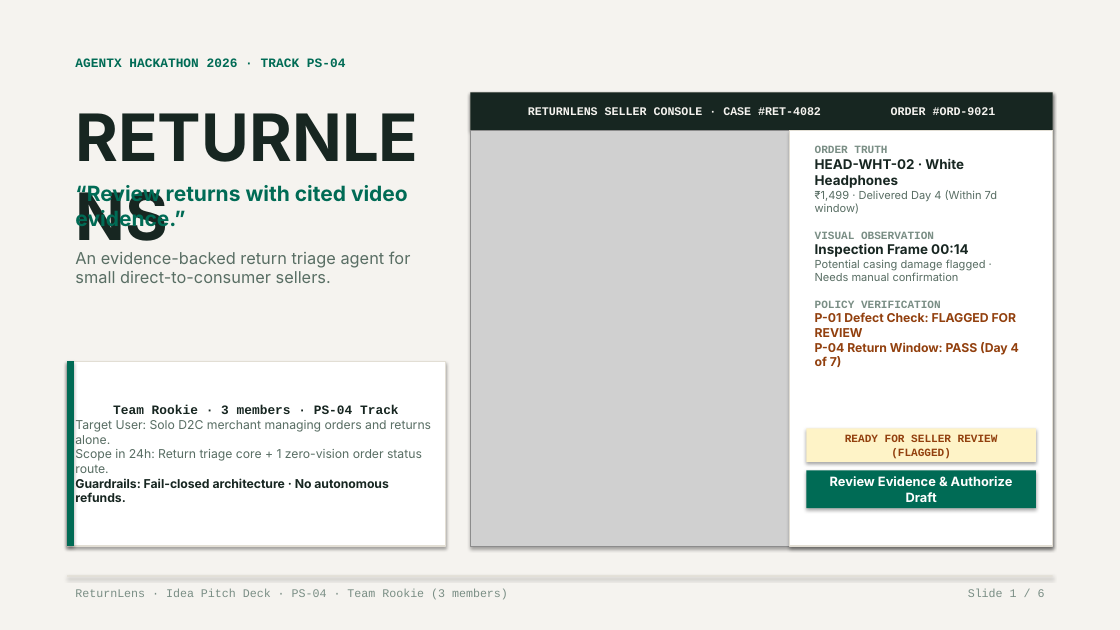
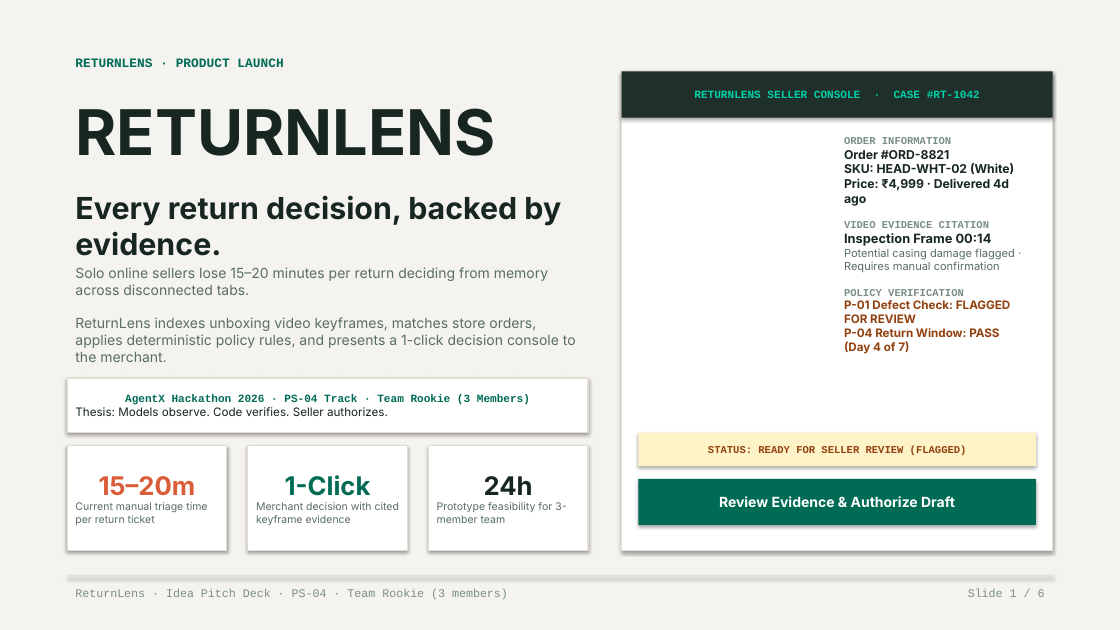
Before and after one commit to lenamkhanhh/hack4hack, a slide deck: slide 1 of ReturnLens_v4.pptx. Drawn at 1120x630 pixels with LibreOffice and Linux fonts; fonts in the diff are those of the drawing; grey boxes stand for pictures. Boxes give left, top, right and bottom in pixels: in the first picture for what was removed or moved away, otherwise in the second. Text is boxed around its words. In the diff, an @@ line names an element or a change of style, - is before the commit and + after.

Commit message:
feat(v4): judge-level polish, dynamic agentic trace, technical Q&A defense, and deliverable synchronization

```diff
--- a/ReturnLens_v4.pptx
+++ b/ReturnLens_v4.pptx
@@ text at bbox=[75, 58, 283, 67]: text changed @@
-AGENTX HACKATHON 2026 · TRACK PS-04
+RETURNLENS · PRODUCT LAUNCH
@@ text "RETURNLENS" at bbox=[75, 108, 495, 156]: size 56 to 54 pt @@
@@ rectangle: place and size @@
-rectangle at bbox=[471, 92, 1053, 546]
+rectangle at bbox=[622, 71, 1053, 550]
@@ rectangle "RETURNLENS SELLER CONSOLE · CASE ...": place and size @@
-rectangle "RETURNLENS SELLER CONSOLE · CASE ..." at bbox=[471, 92, 1053, 130]
+rectangle "RETURNLENS SELLER CONSOLE · CASE ..." at bbox=[622, 71, 1053, 118]
@@ rectangle "RETURNLENS SELLER CONSOLE · CASE ..." at bbox=[622, 71, 1053, 118]: fill #172621 to #1F302A @@
@@ text in rectangle at bbox=[694, 91, 980, 98]: text changed; size 10 to 9.5 pt; text colour #F5F3EF to #00D1A7 @@
-RETURNLENS SELLER CONSOLE · CASE #RET-4082 ORDER #ORD-9021
+RETURNLENS SELLER CONSOLE · CASE #RT-1042
@@ picture removed at bbox=[471, 130, 790, 546] @@
@@ rectangle removed at bbox=[790, 130, 1053, 546] @@
@@ text "ORDER INFORMATION": place and size @@
-text "ORDER INFORMATION" at bbox=[815, 146, 1019, 367]
+text "ORDER INFORMATION" at bbox=[844, 137, 1015, 354]
@@ text at bbox=[844, 137, 1014, 228]: text changed; size 9.5 to 10.5 pt; text colour #596E64 to #172621 @@
-ORDER TRUTH
-HEAD-WHT-02 · White Headphones
-₹1,499 · Delivered Day 4 (Within 7d window)
-VISUAL OBSERVATION
+ORDER INFORMATION
+Order #ORD-8821
+SKU: HEAD-WHT-02 (White)
+Price: ₹4,999 · Delivered 4d ago
+VIDEO EVIDENCE CITATION
@@ text at bbox=[75, 195, 561, 256]: text changed; size 18 to 26 pt; text colour #006B55 to #172621 @@
-“Review returns with cited video evidence.”
+Every return decision, backed by evidence.
@@ text at bbox=[844, 233, 1011, 354]: size 11.5 to 11 pt in "Inspection Frame 00:14"; size 9.5 to 9 pt in "POLICY VERIFICATION"; size 10.5 to 10 pt in "P-01 Defect Check: FLAGGED FOR REVIEW P-04 ..." @@
@@ text at bbox=[75, 267, 576, 362]: text changed; size 14 to 12 pt @@
-An evidence-backed return triage agent for small direct-to-consumer sellers.
+Solo online sellers lose 15–20 minutes per return deciding from memory across disconnected tabs.
+ReturnLens indexes unboxing video keyframes, matches store orders, applies deterministic policy rules, and presents a 1-click decision console to the merchant.
@@ text at bbox=[844, 248, 1015, 272]: text changed @@
-Potential casing damage flagged · Needs manual confirmation
+Potential casing damage flagged · Requires manual confirmation
@@ rectangle "AgentX Hackathon 2026 · PS-04 ...": place and size @@
-rectangle "AgentX Hackathon 2026 · PS-04 ..." at bbox=[67, 361, 445, 546]
+rectangle "AgentX Hackathon 2026 · PS-04 ..." at bbox=[67, 378, 588, 433]
@@ rectangle removed at bbox=[67, 361, 74, 546] @@
@@ text in rectangle at bbox=[75, 395, 530, 416]: text changed; size 10.5 to 9.5 pt; font Inter to Courier New; text colour #596E64 to #006B55; bold on @@
-Team Rookie · 3 members · PS-04 Track
-Target User: Solo D2C merchant managing orders and returns alone.
-Scope in 24h: Return triage core + 1 zero-vision order status route.
-Guardrails: Fail-closed architecture · No autonomous refunds.
+AgentX Hackathon 2026 · PS-04 Track · Team Rookie (3 Members)
+Thesis: Models observe. Code verifies. Seller authorizes.
@@ rectangle added at bbox=[67, 445, 227, 550], fill #FFFFFF, outline #E2DED4 1 pt, 9 pt, text #596E64 @@
+15–20m
+Current manual triage time per return ticket
@@ rectangle added at bbox=[248, 445, 408, 550], fill #FFFFFF, outline #E2DED4 1 pt, 9 pt, text #596E64 @@
+1-Click
+Merchant decision with cited keyframe evidence
@@ rectangle added at bbox=[429, 445, 588, 550], fill #FFFFFF, outline #E2DED4 1 pt, 9 pt, text #596E64 @@
+24h
+Prototype feasibility for 3-member team
@@ rectangle "STATUS: READY FOR SELLER REVIEW ...": place and size @@
-rectangle "STATUS: READY FOR SELLER REVIEW ..." at bbox=[807, 429, 1036, 462]
+rectangle "STATUS: READY FOR SELLER REVIEW ..." at bbox=[639, 433, 1036, 466]
@@ text in rectangle at bbox=[708, 446, 967, 455]: text changed; size 9.5 to 9 pt @@
-READY FOR SELLER REVIEW (FLAGGED)
+STATUS: READY FOR SELLER REVIEW (FLAGGED)
@@ rectangle "Review Evidence & Authorize Draft": place and size @@
-rectangle "Review Evidence & Authorize Draft" at bbox=[807, 471, 1036, 508]
+rectangle "Review Evidence & Authorize Draft" at bbox=[639, 479, 1036, 525]
@@ rectangle "Review Evidence & Authorize Draft" at bbox=[639, 479, 1036, 525]: size 11 to 12 pt @@
```
Also in this commit, not shown: 5 other slides changed, 19 other files.
